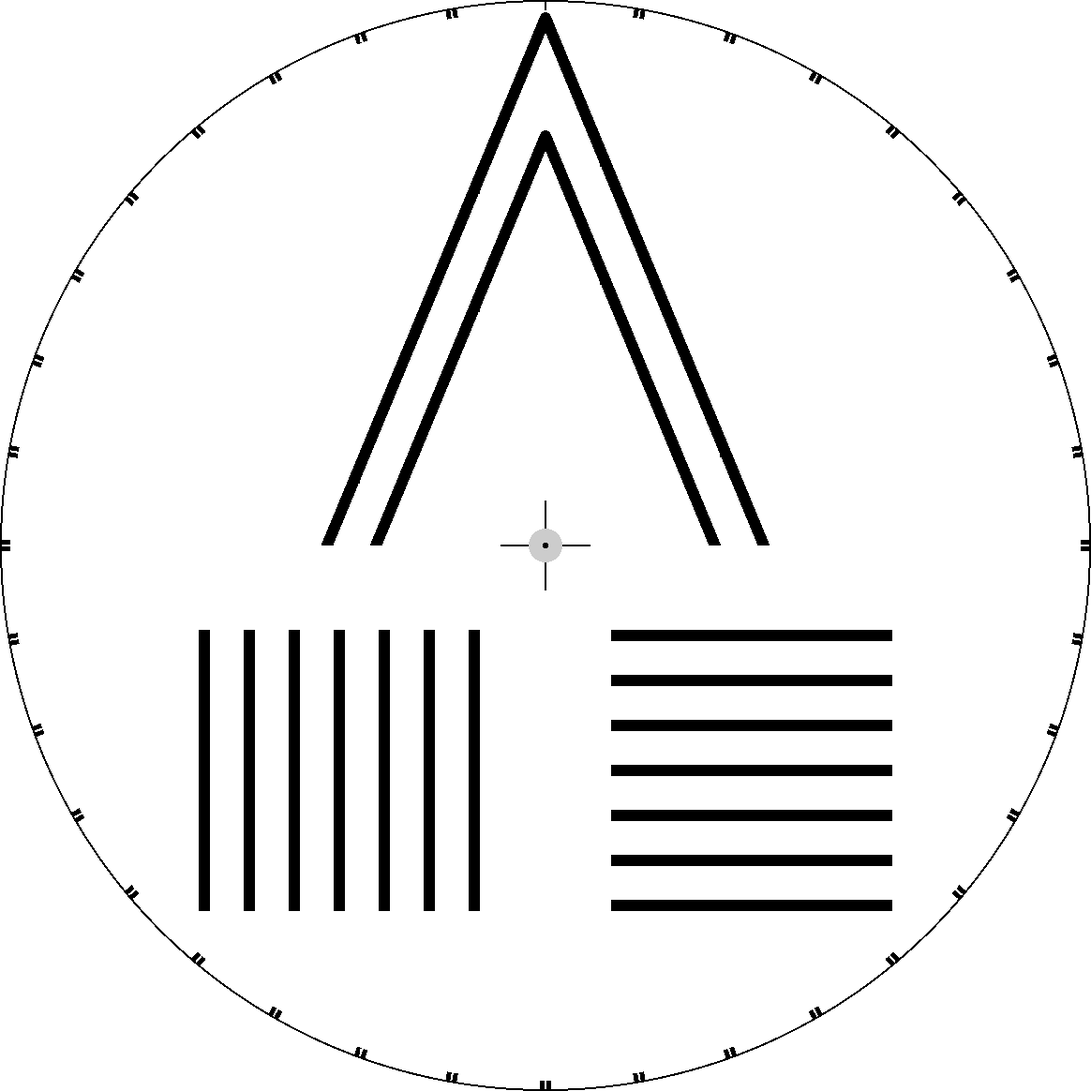
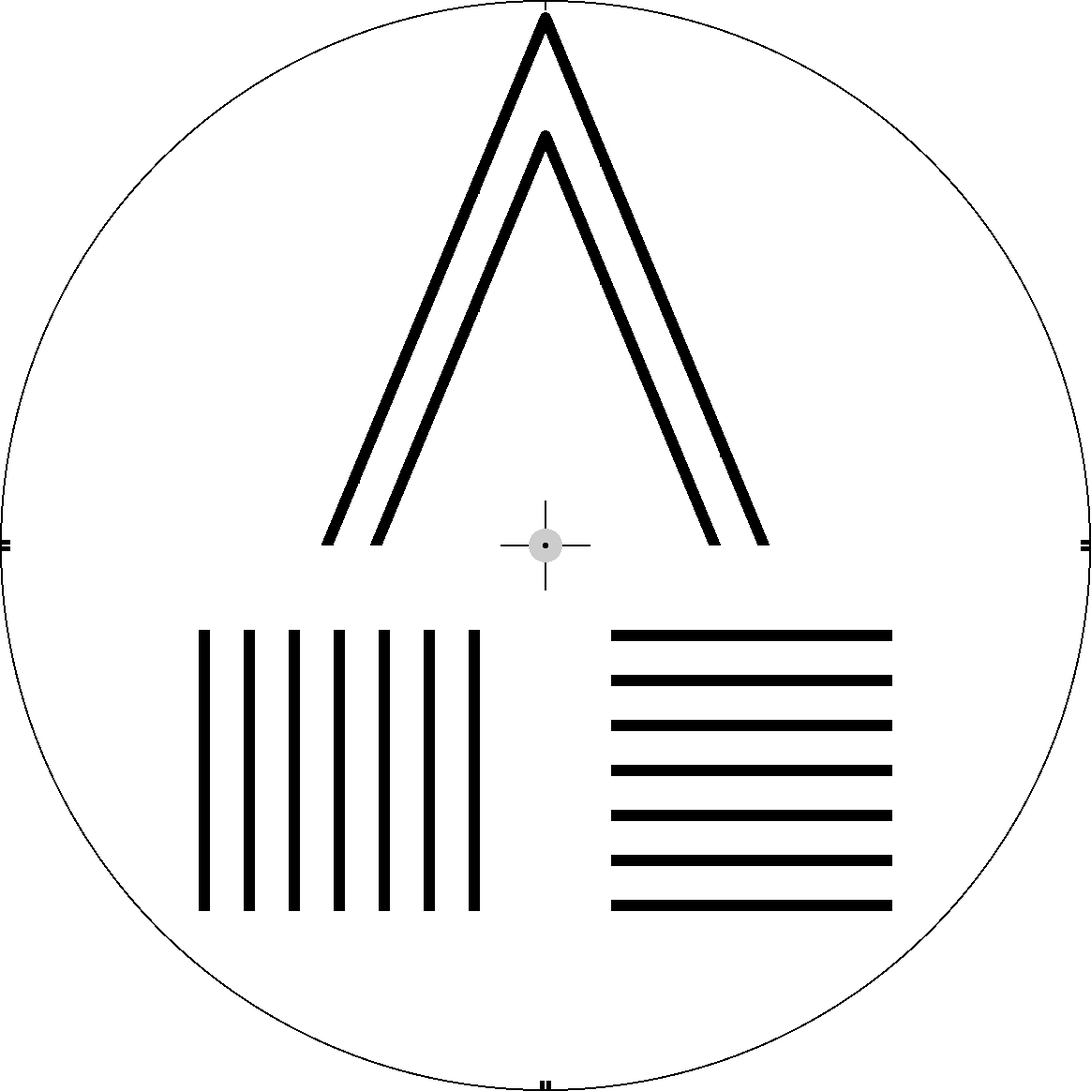
Revision of a layered 1091 x 1091 image; what changed, layer by layer:
painted on "Notches" over [9, 9, 1083, 1083]
